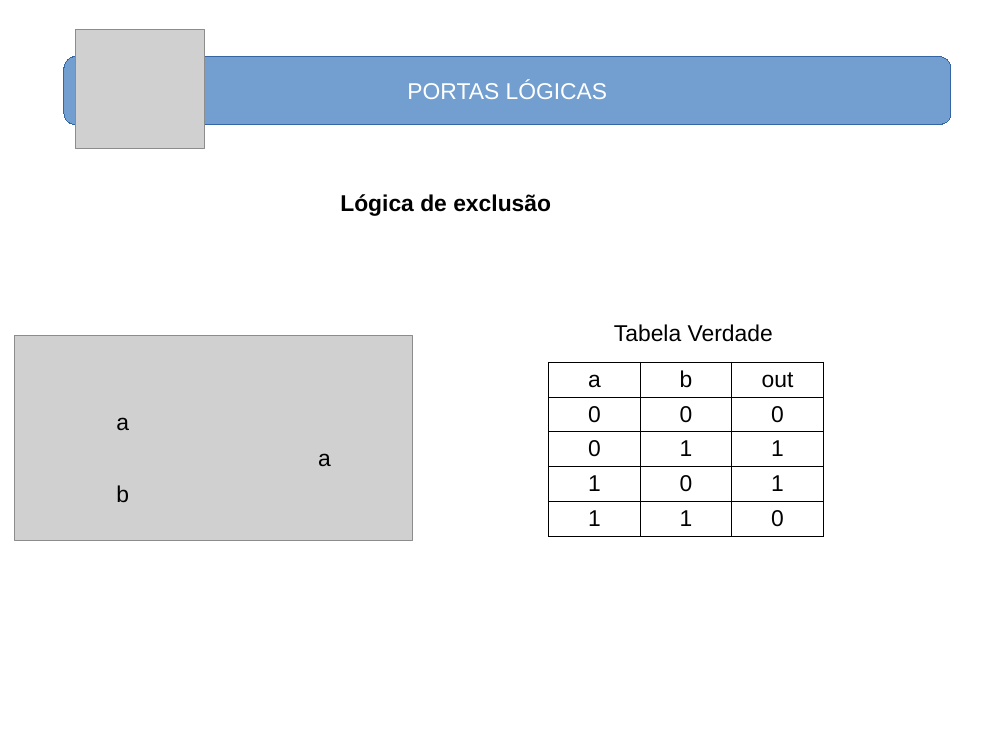
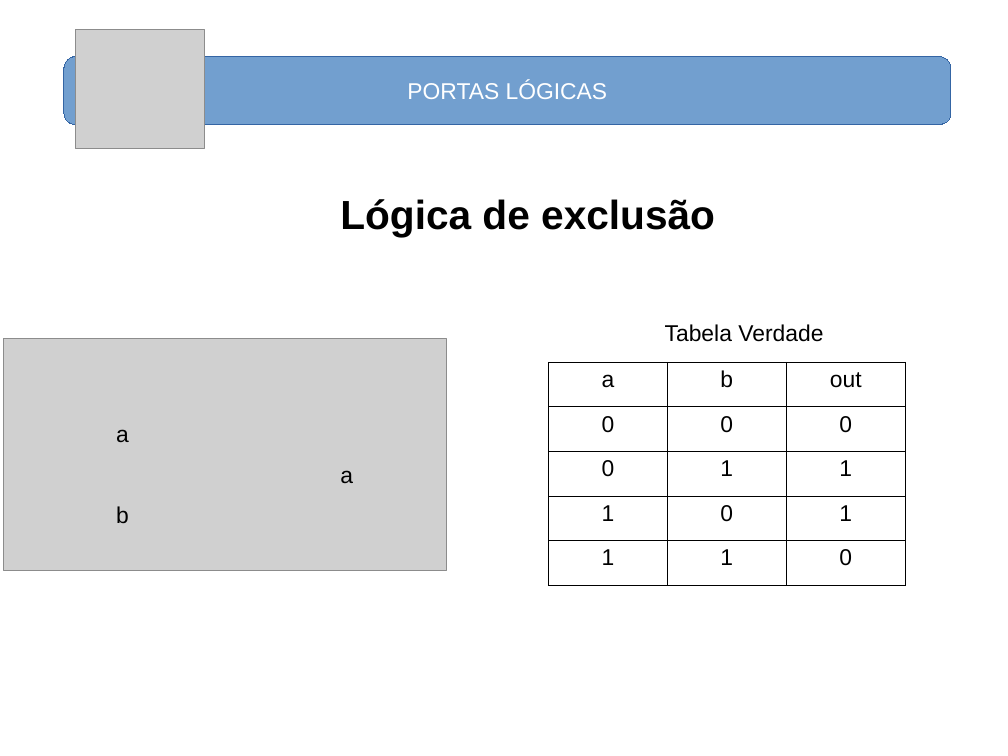
Before and after one commit to nelsoncsc/basicSV, a slide deck: slide 18 of docs/basicSV.odp (slide 17 before the commit). Drawn at 1008x756 pixels with LibreOffice and Linux fonts; fonts in the diff are those of the drawing; grey boxes stand for pictures. Boxes give left, top, right and bottom in pixels: in the first picture for what was removed or moved away, otherwise in the second. Text is boxed around its words. In the diff, an @@ line names an element or a change of style, - is before the commit and + after.

```diff
--- a/docs/basicSV.odp
+++ b/docs/basicSV.odp
@@ text "Lógica de exclusão" at (340, 199, 715, 236): size 18 to 32 pt @@
@@ text "Tabela Verdade": place and size @@
-text "Tabela Verdade" at (614, 324, 773, 342)
+text "Tabela Verdade" at (665, 324, 823, 342)
@@ picture: place and size @@
-picture at (14, 335, 413, 540)
+picture at (4, 338, 447, 571)
@@ table: place and size @@
-table at (549, 362, 823, 537)
+table at (549, 362, 906, 585)
@@ text "a": place and size @@
-text "a" at (116, 417, 129, 430)
+text "a" at (116, 429, 129, 442)
@@ text "a": place and size @@
-text "a" at (318, 453, 331, 466)
+text "a" at (340, 470, 353, 483)
@@ text "b": place and size @@
-text "b" at (116, 485, 129, 502)
+text "b" at (116, 506, 129, 523)
```
Also in this commit, not shown: 39 other slides changed, 11 slides added, 3 slides removed, 12 other files.
